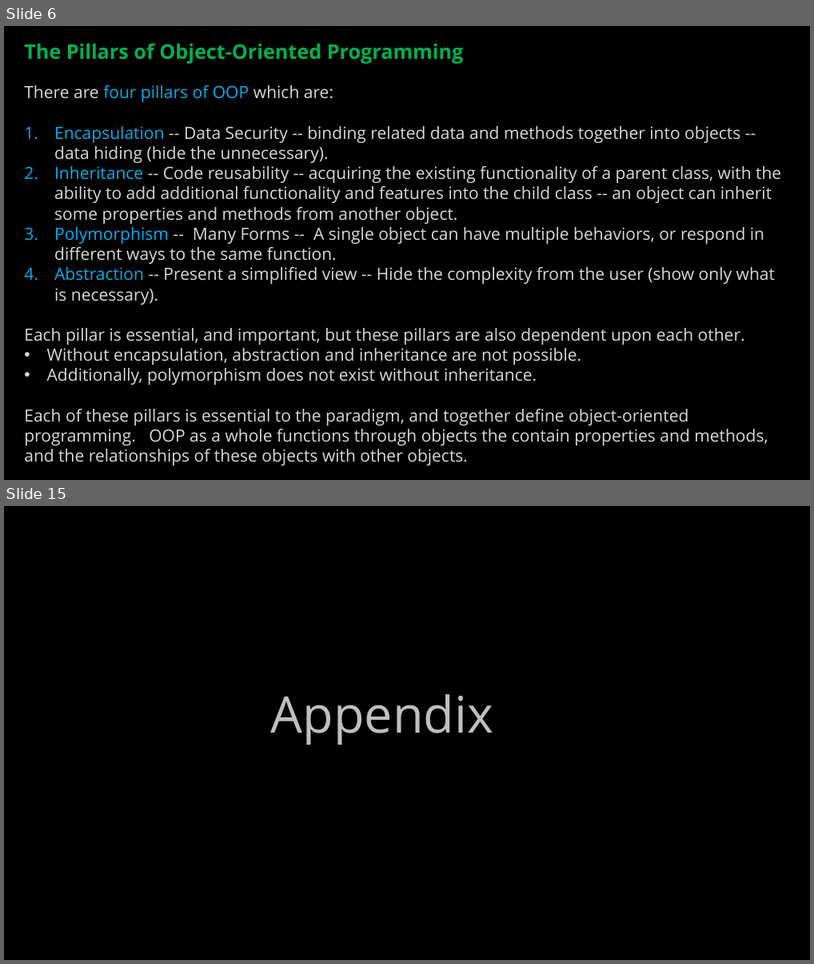
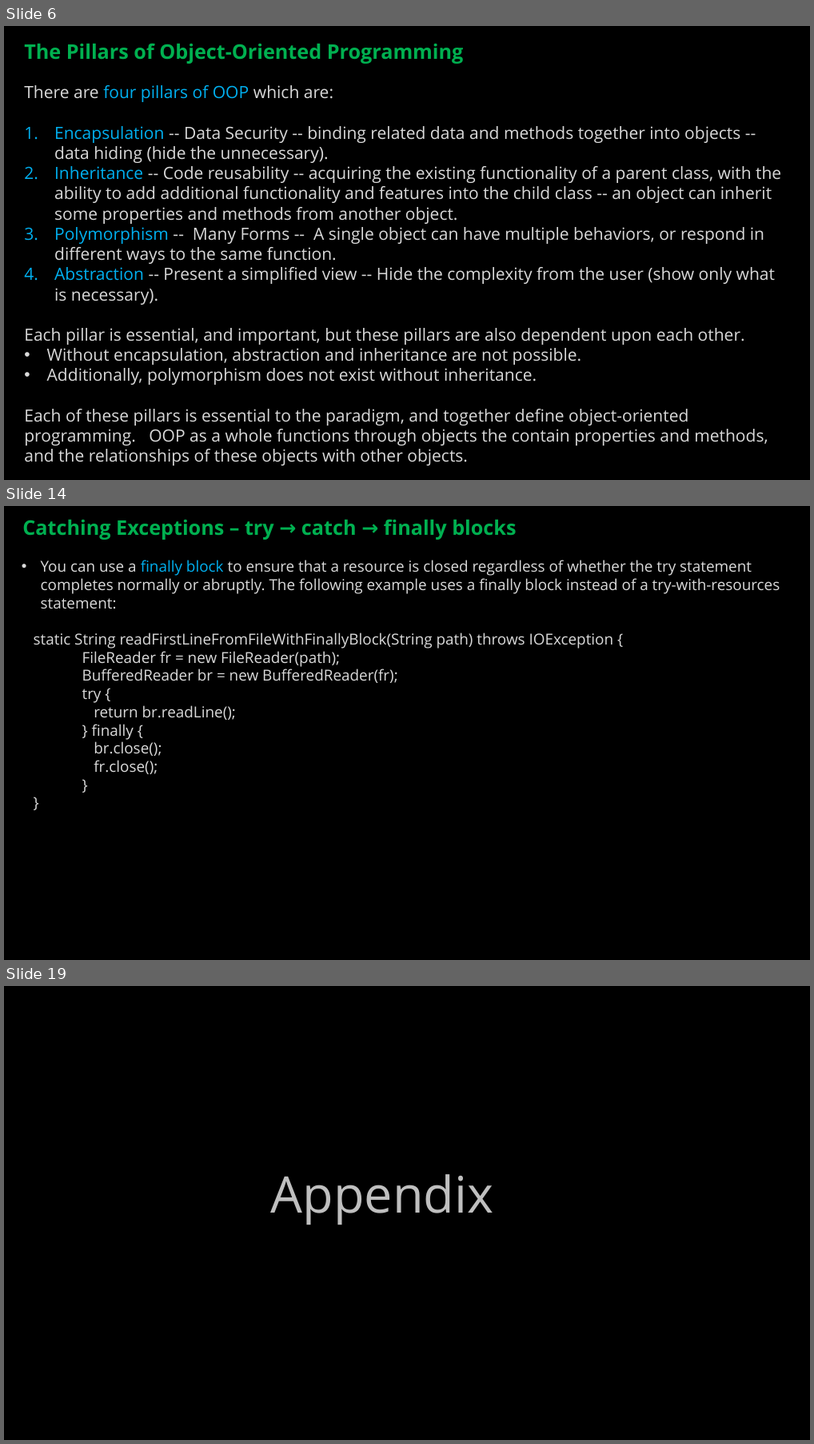
Before and after one commit to ckiefriter1/PT-BESD, a slide deck: Week5/BESD Week 5.pptx. Shown one above the other, each under a label of ours: slides 6 and 15 before the commit, slides 6, 14 and 19 after it; the slides between them are not shown. The pictures are 814x964 and 814x1444 pixels, drawn with LibreOffice and Linux fonts; fonts in the diff are those of the drawing. Boxes give left, top, right and bottom in pixels: in the first picture for what was removed or moved away, otherwise in the second. Text is boxed around its words. In the diff, an @@ line names an element or a change of style, - is before the commit and + after.

```diff
--- a/Week5/BESD Week 5.pptx
+++ b/Week5/BESD Week 5.pptx
@@ slide 14 added at [4, 506, 810, 960], background #000000 @@
@@ text added at [22, 519, 516, 540], 24 pt, text #00B050, bold @@
+Catching Exceptions – try → catch → finally blocks
@@ text added at [34, 560, 781, 774], 18 pt, text #D9D9D9 @@
+• You can use a finally block to ensure that a resource is closed regardless of whether the try statement completes normally or abruptly. The following example uses a finally block instead of a try-with-resources statement:
+static String readFirstLineFromFileWithFinallyBlock(String path) throws IOException {
+FileReader fr = new FileReader(path);
+BufferedReader br = new BufferedReader(fr);
+try {
+return br.readLine();
+} finally {
+br.close();
+fr.close();
+}
+}
@@ what was slide 15 is now slide 19 @@
```
Also in this commit, not shown: 1 slide changed, 10 other slides added, 7 slides removed.
